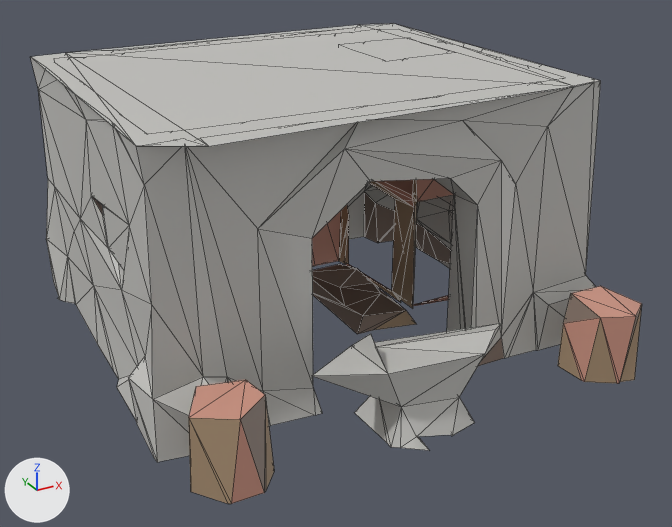
An edit to the glTF model docs/univers/archipeo/batiments/modeles/6e-batiment-forge-de-tunel/etape-1.glb, drawn before and after from the same camera.
Both versions are drawn from a 50 mm lens placed at (-0.609, -1.158, 0.679), pointed at (0.013, -0.029, 0.114). The lights are fixed; the arrows at lower left show +X, +Y and +Z. The picture after the commit comes second. Mesh edges are drawn as thin lines. Vertices at exactly the same position are counted once.

Script lines for the objects in view, before the commit:
```python
me_geometry_0 = bpy.data.meshes.new('geometry_0')
me_geometry_0.from_pydata(...)  # 860 vertices, 1489 faces; spans x -0.347..0.402, y -0.365..0.37, z 0.0..0.392
me_geometry_0.materials.append(mat_defaultmaterial)
ob_geometry_0 = bpy.data.objects.new('geometry_0', me_geometry_0)
ob_geometry_0.location = (0.0, 0.0, 0.0)
```
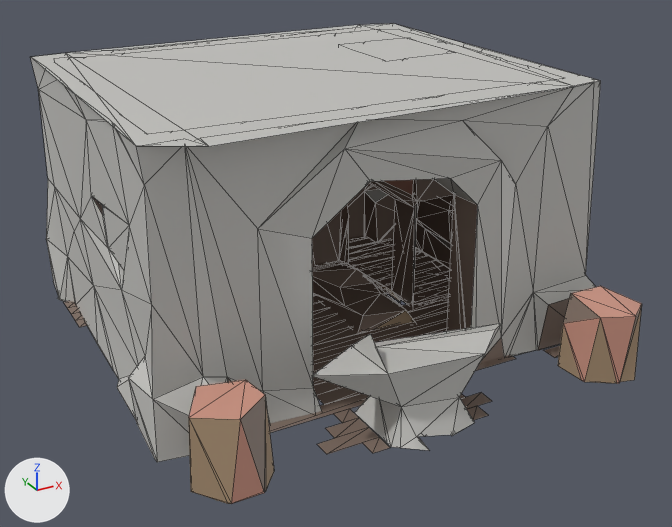
Location of each change, (x1, y1, x2, y2) in pixels of the pictures (672 x 527 px):
part 1 of me_geometry_0, built on
    before: (338, 203, 417, 308)
    after: (64, 203, 560, 454)
part 2 of me_geometry_0, recoloured
    both: (227, 179, 570, 382)

What the commit changed:
me_geometry_0 is used by ob_geometry_0; location (0.0, 0.0, 0.0).
me_geometry_0 had 860 vertices, 1489 faces and spanned x -0.347..0.402, y -0.365..0.37, z 0.0..0.392.
me_geometry_0 now has 1053 vertices, 1861 faces and spans x -0.347..0.402, y -0.365..0.373, z 0.0..0.392.
Part 1, on me_geometry_0:
32 faces are deleted.
2 vertices move within x -0.064, y 0.064, z 0.0.
81 vertices are added at x -0.336..0.351, y -0.339..0.348, z 0.003.
69 new vertices lie (0.0, 0.025, 0.0) away from vertices in x -0.336..0.351, y -0.339..0.348, z 0.003.
13 new vertices lie (0.0, -0.026, 0.0) away from vertices in x -0.285..0.351, y -0.288..0.348, z 0.003.
9 new vertices lie (0.0, 0.025, 0.0) away from vertices in x -0.336..0.173, y -0.263..0.246, z 0.003.
9 new vertices lie (0.0, 0.026, 0.0) away from vertices in x -0.31..0.351, y -0.187..0.271, z 0.003.
12 new vertices lie (0.0, 0.026, 0.0) away from vertices in x -0.285..0.199, y -0.314..0.271, z 0.003.
404 new faces join them.
me_geometry_0 part 2: 656 kept faces spanning x -0.319..0.366, y -0.308..0.37, z 0.0..0.392 get new vertex colours; the middle colour goes from light grey #c5c4c0 to brown #837166.
